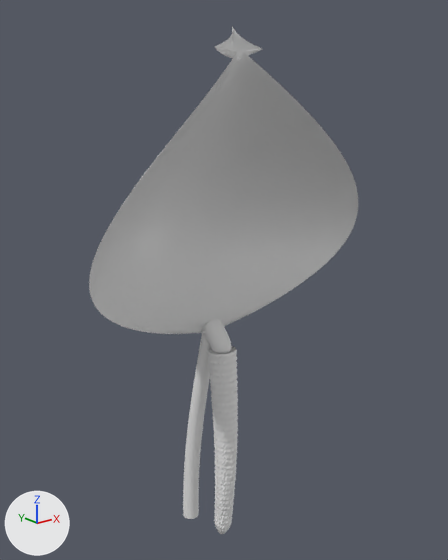
A saved change to the OBJ model models/anthurium_andraeanum.obj.
Before and after are seen from a camera (50 mm lens) standing at (-121.1, -156.6, 82.1) and looking at (2.6, -1.9, 20.2). Lighting does not change. The marker at lower left points along +X, +Y and +Z. The older version comes first. Where no turn or scale is listed for an object, it has been applied to the vertices. Vertices at exactly the same position are counted once.

Objects in the first picture: 'anthurium_andraeanum'.
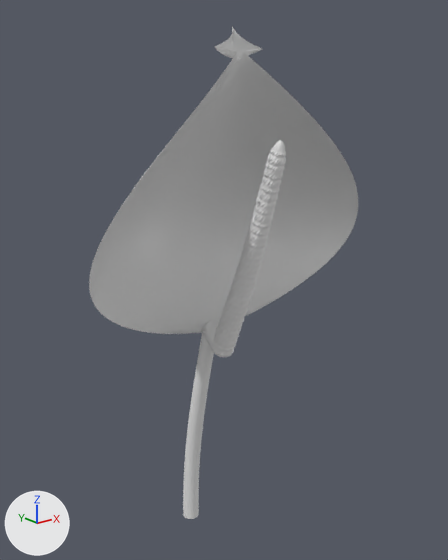
What the commit changed:
me_anthurium_andraeanum is used by ob_anthurium_andraeanum; location (0.0, 0.0, 0.0).
me_anthurium_andraeanum had 10211 vertices, 20056 faces and spanned x -52.0..52.0, y -20.0..22.0, z -82.0..98.0.
me_anthurium_andraeanum now has 10211 vertices, 20056 faces and spans x -52.0..52.0, y -32.0..22.0, z -82.0..98.0.
me_anthurium_andraeanum part 1: the loose piece of 3960 vertices spanning x -5.0..5.0, y -10.0..1.0, z -79.0..-3.0 is multiplied about its middle by the matrix ((-0.796, 0.0, 0.0), (0.0, 0.747, 0.35), (0.0, 0.25, -0.95)), then moved by (0.0, -13.0, 73.0).

Location of each change, [x1, y1, x2, y2] in pixels of the pictures (448 x 560 px; the box of a moved part takes in the faces that stretch with it):
'anthurium_andraeanum', reshaped
    before: [89, 26, 358, 534]
    after: [89, 26, 358, 519]
part 1 of me_anthurium_andraeanum, moved or reshaped
    before: [207, 346, 238, 534]
    after: [211, 140, 286, 357]
